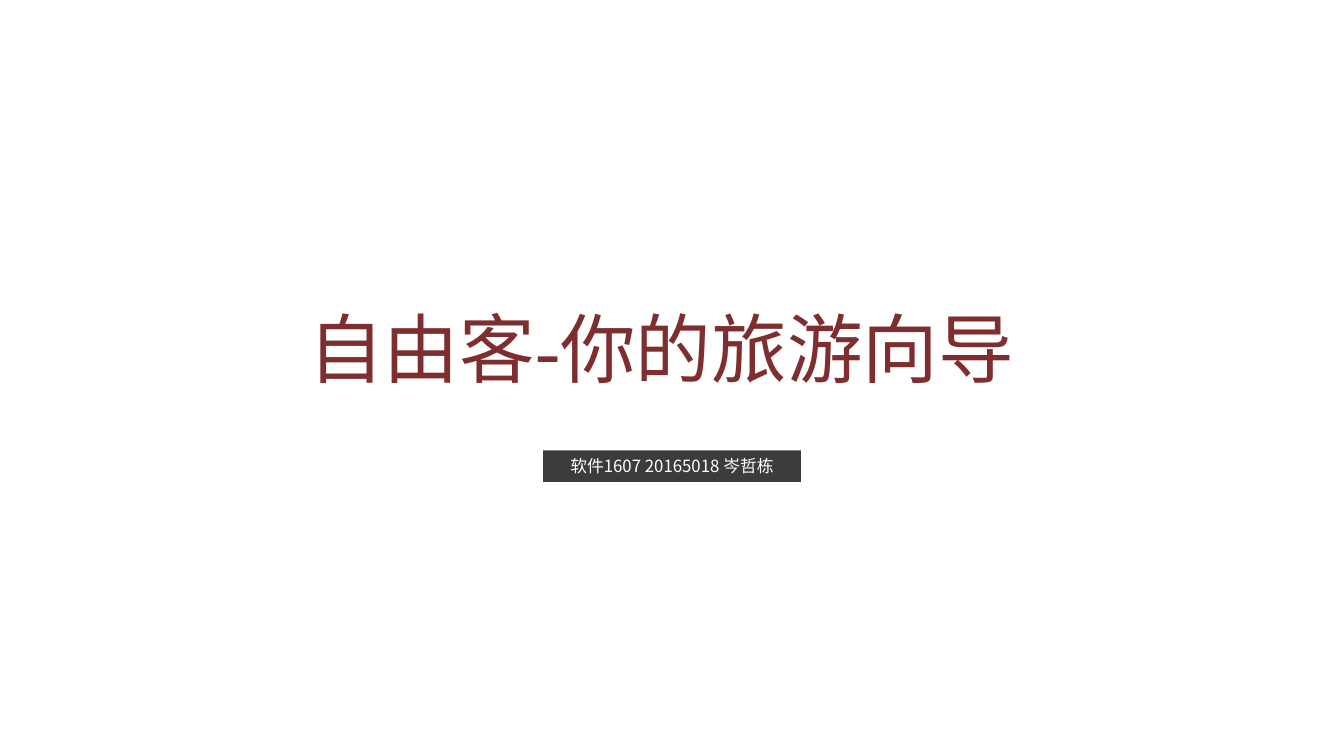
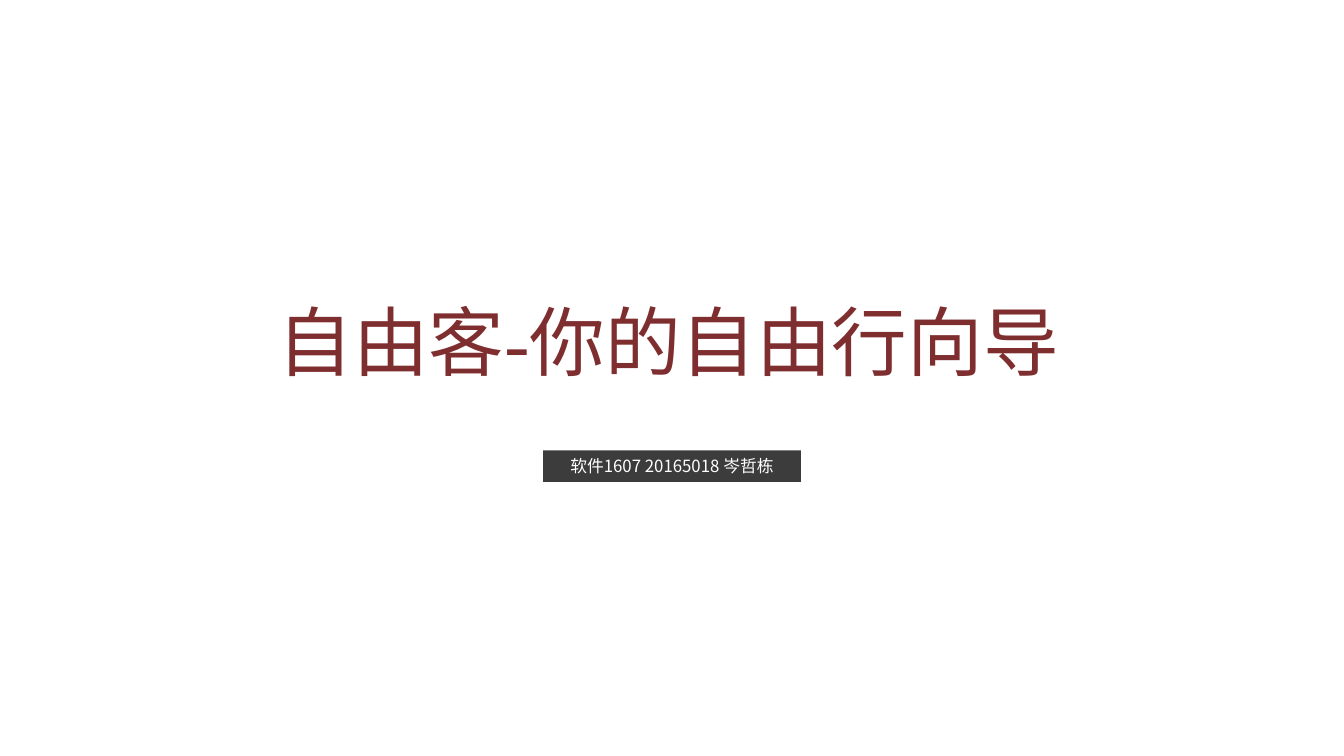
Before and after one commit to aopstudio/Notes, a slide deck: slide 1 of 移动互联导论作业-软件1607-20165018-岑哲栋.pptx. Drawn at 1344x756 pixels with LibreOffice and Linux fonts; fonts in the diff are those of the drawing; background and template pictures are left out. Boxes give left, top, right and bottom in pixels: in the first picture for what was removed or moved away, otherwise in the second. Text is boxed around its words. In the diff, an @@ line names an element or a change of style, - is before the commit and + after.

```diff
--- a/移动互联导论作业-软件1607-20165018-岑哲栋.pptx
+++ b/移动互联导论作业-软件1607-20165018-岑哲栋.pptx
@@ text at box(278, 306, 1059, 377): text changed @@
-自由客-你的旅游向导
+自由客-你的自由行向导
```
Also in this commit, not shown: 5 other slides changed, 9 slides added, 15 slides removed, 9 other files.
